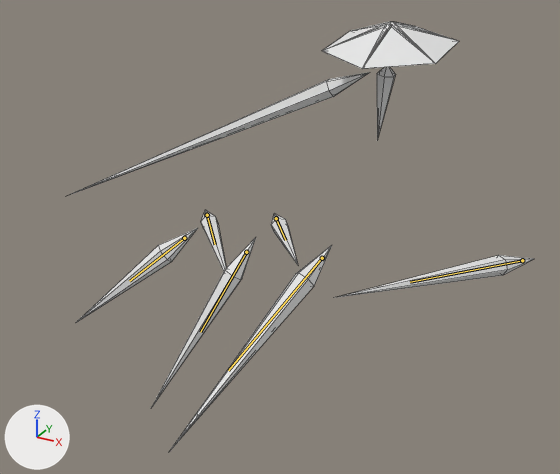
Two versions of the Blender file Enemies/ClarityDressShards.blend, one commit apart.
Rendered twice from a 50 mm camera at (29.2, -74.7, 26.8) aimed at (-4.9, -12.6, -4.2). The axes (+X, +Y, +Z) are drawn at lower left. The lights are the same throughout. The first picture is the older version. Both versions are drawn at frame 129 of the action 'TripleShardSequence1'; the numbers are the values there. The bones that change are drawn over the model as lines. Mesh edges are drawn as thin lines.

Objects in the first picture: 'Arm', 'BackLeft', 'BackRight', 'Center', 'FrontLeft', 'FrontRight', 'Hat', 'MiddleLeft', 'MiddleRight'.
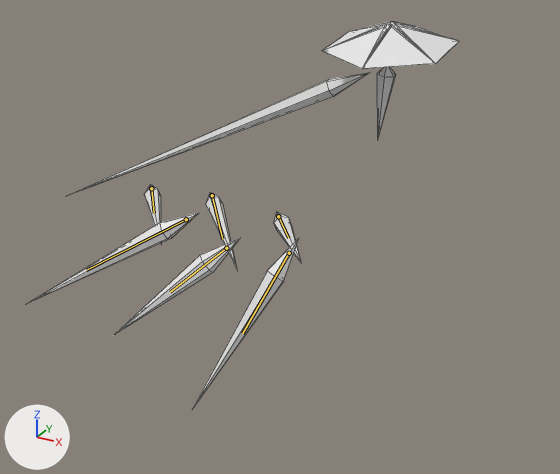
Commit message: Dress Shards TripleShardSequence1 Rework 2
Reworked by making shards move together parallely and diagonally from the right, then left sides

Pixel boxes [x1, y1, x2, y2] of what changed, in the pictures (560 x 474 px):
'BackRight', posed (56% shorter): before [171, 245, 332, 449]; after [29, 213, 198, 303]
'MiddleLeft', posed: before [151, 238, 256, 408]; after [193, 239, 299, 408]
'FrontRight', posed: before [77, 228, 198, 322]; after [116, 238, 240, 334]
'BackLeft', posed (84% narrower, 80% taller): before [335, 255, 533, 298]; after [206, 192, 237, 270]
'MiddleRight', posed: before [201, 210, 226, 271]; after [144, 184, 161, 225]
'FrontLeft', posed: before [271, 214, 298, 265]; after [274, 212, 301, 263]
bone 'Middle.L', root to tip: before (246, 252) to (200, 332); after (289, 253) to (242, 333)
bone 'Front.L', root to tip: before (276, 218) to (285, 240); after (278, 216) to (288, 238)
bone 'Back.L', root to tip: before (522, 260) to (410, 282); after (212, 195) to (222, 239)
bone 'Middle.R', root to tip: before (207, 215) to (215, 244); after (151, 188) to (154, 213)
bone 'Front.R', root to tip: before (184, 238) to (129, 281); after (226, 248) to (170, 292)
bone 'Back.R', root to tip: before (322, 258) to (228, 370); after (186, 219) to (86, 270)

What the commit changed:
Bone 'Middle.L' (bone_middle_l) moves from (8.43, 2.46, 20.28) to (5.09, 3.47, 18.6).
Bone 'Front.L' (bone_front_l) moves from (14.23, 5.5, -0.93) to (14.23, 5.34, -1.56).
Bone 'Back.L' (bone_back_l) moves from (-12.85, 10.0, 8.08) to (22.69, 1.25, 4.71).
Bone 'Back.L' (bone_back_l) turns from (73, 45, -52) to (123, -16, -62) degrees about its own x, y and z.
Bone 'Middle.R' (bone_middle_r) moves from (11.58, 12.82, 6.1) to (22.08, 16.0, 2.02).
Bone 'Front.R' (bone_front_r) moves from (7.68, 11.09, 16.15) to (3.18, 9.91, 16.47).
Bone 'Back.R' (bone_back_r) moves from (-5.51, -3.67, 21.89) to (9.32, 0.46, 21.64).
Bone 'Back.R' (bone_back_r) turns from (80, -23, -85) to (33, -28, -66) degrees about its own x, y and z.
